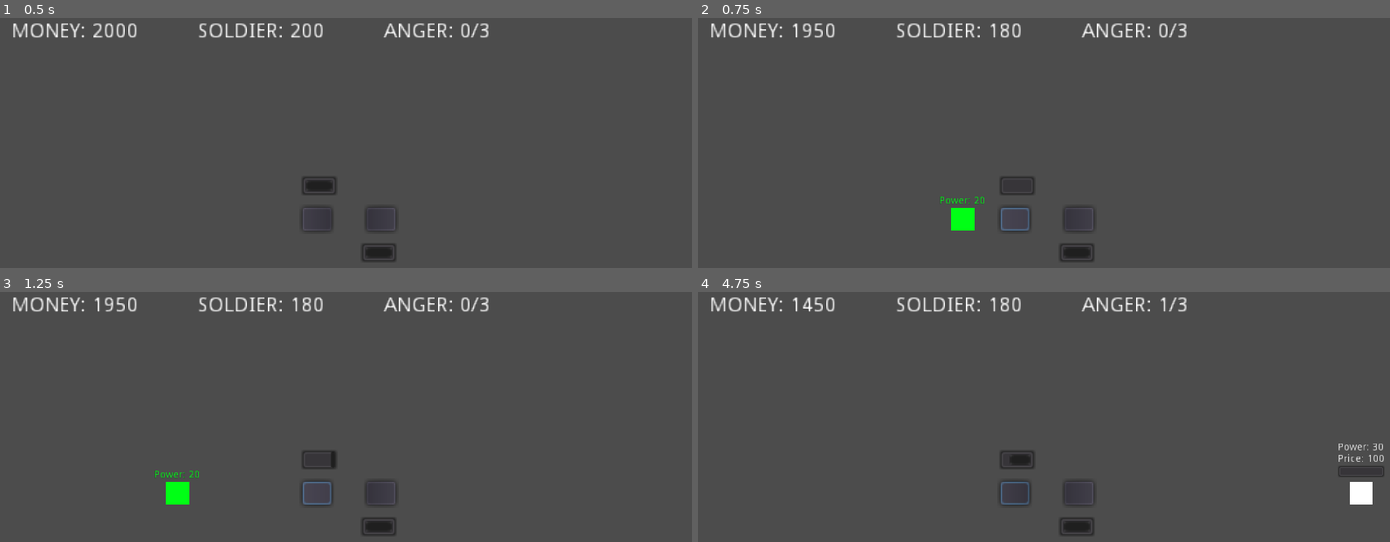
Above: before the commit, frames 1-4 (two rows, left to right).
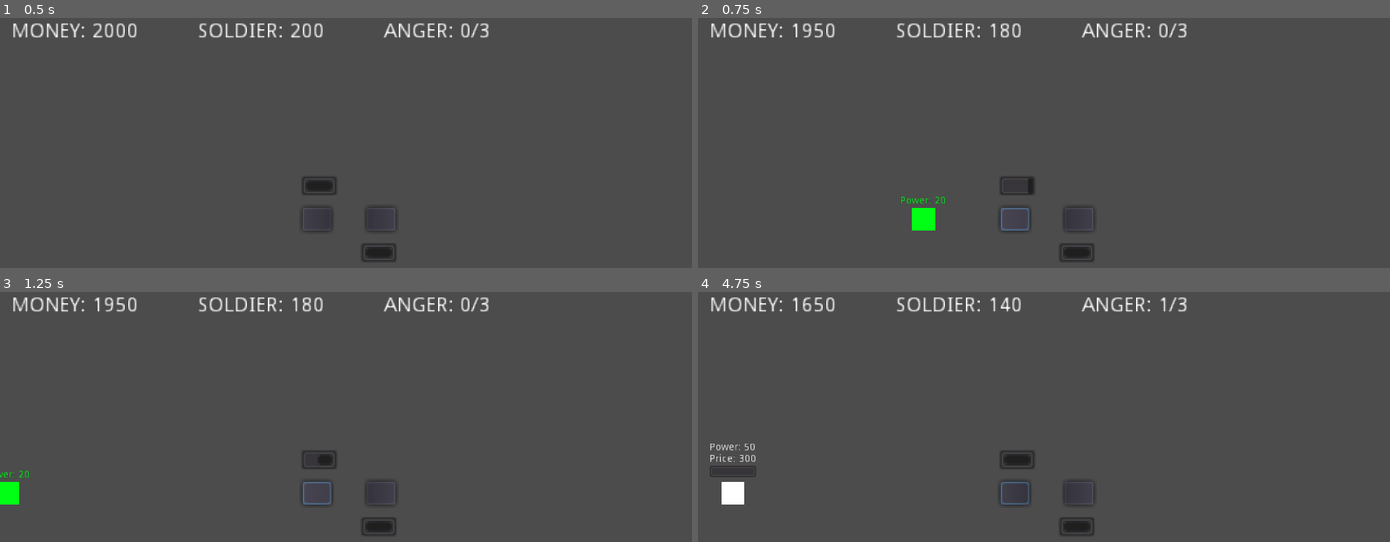
Above: after the commit, the same moments.

Repository: metalboyrick/riot-city-game
Game: Godot game, scene res://levels/level_base/level.tscn
The game is run twice, just before and just after one commit, with the same random seed, the same clock (stepped at 60 frames per second) and the same inputs. This scene is started directly instead of the project's main scene.
Inputs (mouse positions are in pixels of both pictures, inside the frame that each line leads up to):
- Up to frame 1 (0.5 s): no input
- Up to frame 2 (0.75 s): click (1016, 218) at 0.52 s
- Up to frame 3 (1.25 s): no input
- Up to frame 4 (4.75 s): click (1016, 492) at 1.27 s; click (1016, 492) at 2.02 s; move the mouse to (732, 492) at 2.77 s; click (732, 492) at 2.92 s; tap Enter at 3.5 s; move the mouse to (905, 499) at 3.52 s; click (905, 499) at 3.67 s; move the mouse to (1120, 394) at 4.27 s; click (1120, 394) at 4.42 s

Frame 1 is identical in both runs. In frame 2, 0.8% of the frame differs, in the area x 29-49%, y 64-86%; in frame 3, 0.7%; in frame 4, 1.1%, in the area x 1-100%, y 2-86%.

Commit message:
added anger mechanism (instant anger state and increased frequency spawn when anger is raised)

Diff:
--- a/actors/mob/mob.gd
+++ b/actors/mob/mob.gd
@@ -25,10 +25,13 @@
 
 # "constructor"
 # direction in radians
-func init(i_angle: float, i_spawn_position: Vector2):
+func init(i_angle: float, i_spawn_position: Vector2, i_calm_time: float):
 	# convert radians to vector
 	direction = Vector2(cos(i_angle), sin(i_angle))
 	position = i_spawn_position
+	if i_calm_time == 0:
+		is_angry = true
+	calm_time = i_calm_time
 	return self
 
 func _ready():
@@ -44,9 +47,14 @@
 	demand_amount = floor(rng.randi_range(1, 6) * 100)
 	power = floor(rng.randi_range(1,5) * 10)
 
-	n_calm_timer.wait_time = calm_time
-	n_calm_timer.start()
-	n_demand_label.text = "Price: " + str(demand_amount)
+	if !is_angry:
+		n_calm_timer.wait_time = calm_time
+		n_calm_timer.start()
+		n_demand_label.text = "Price: " + str(demand_amount)
+	else:
+		n_demand_label.text = "!"
+		modulate = Color(1,0,0)
+		emit_signal("s_anger_start")
 	n_power_label.text = "Power: " +  str(power)
 
 func _input_event(viewport, event, shape_idx):
@@ -56,8 +64,9 @@
 
 func _physics_process(delta):
 	# calculate progress bar value and display
-	var calm_percent : float = 100.0 - (n_calm_timer.time_left/calm_time) * 100.0
-	n_calm_bar.value = calm_percent
+	if !is_angry:
+		var calm_percent : float = 100.0 - (n_calm_timer.time_left/calm_time) * 100.0
+		n_calm_bar.value = calm_percent
 
 	if n_calm_timer.time_left == 0:
 		if n_calm_bar.visible:
--- a/actors/path/path.tscn
+++ b/actors/path/path.tscn
@@ -33,7 +33,6 @@
 }
 
 [node name="CooldownTimer" type="Timer" parent="."]
-wait_time = 5.0
 one_shot = true
 
 [connection signal="pressed" from="DeployButton" to="SoldierSpawn" method="_on_DeployButton_pressed"]
--- a/actors/soldier/soldier.tscn
+++ b/actors/soldier/soldier.tscn
@@ -9,7 +9,7 @@
 [node name="Soldier" type="KinematicBody2D"]
 modulate = Color( 0, 1, 0.0862745, 1 )
 script = ExtResource( 1 )
-SPEED = 2.0
+SPEED = 5.0
 
 [node name="ColorRect" type="ColorRect" parent="."]
 margin_left = -8.0
--- a/levels/level_base/level.gd
+++ b/levels/level_base/level.gd
@@ -8,6 +8,7 @@
 export var SOLDIER_AMOUNT : int = 200
 export var DEFAULT_SOLDIER_POWER: int = 20
 export var MAX_ANGER: int = 3
+export var DEFAULT_CALM: float = 3
 
 var rng : RandomNumberGenerator = RandomNumberGenerator.new()
 var money : int = 	MONEY
@@ -63,7 +64,7 @@
 func _physics_process(delta):
 	if(n_spawn_timer.is_stopped()):
 		spawn_mob_random()
-		n_spawn_timer.wait_time = rng.randf_range(SPAWN_INTERVAL_LOW, SPAWN_INTERVAL_HIGH)
+		n_spawn_timer.wait_time = rng.randf_range((SPAWN_INTERVAL_LOW / (anger + 1)) + 2, (SPAWN_INTERVAL_HIGH / (anger + 1)) + 2)
 		n_spawn_timer.start()
 
 
@@ -85,7 +86,7 @@
 
 	mobs_occupancy[spawn_index] = true
 	var mob_spawner_instance = mob_spawns[spawn_index]
-	var mob = sc_mob.instance().init(mob_spawner_instance.get_global_transform().get_rotation() + PI / 2, mob_spawner_instance.global_position)
+	var mob = sc_mob.instance().init(mob_spawner_instance.get_global_transform().get_rotation() + PI / 2, mob_spawner_instance.global_position, DEFAULT_CALM - anger)
 
 	# connect the angry signal to the mob spawner
 	mob.connect("s_anger_start", mob_spawner_instance, "_on_anger_start")
